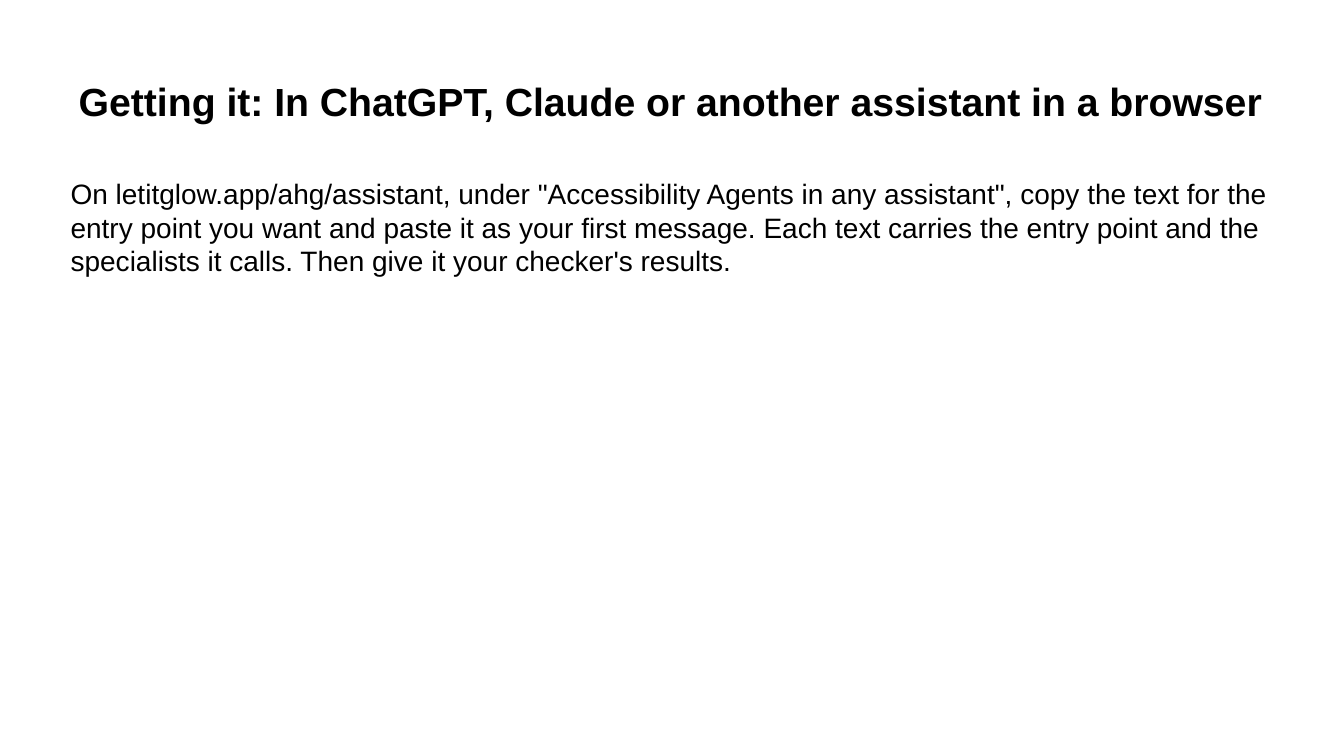
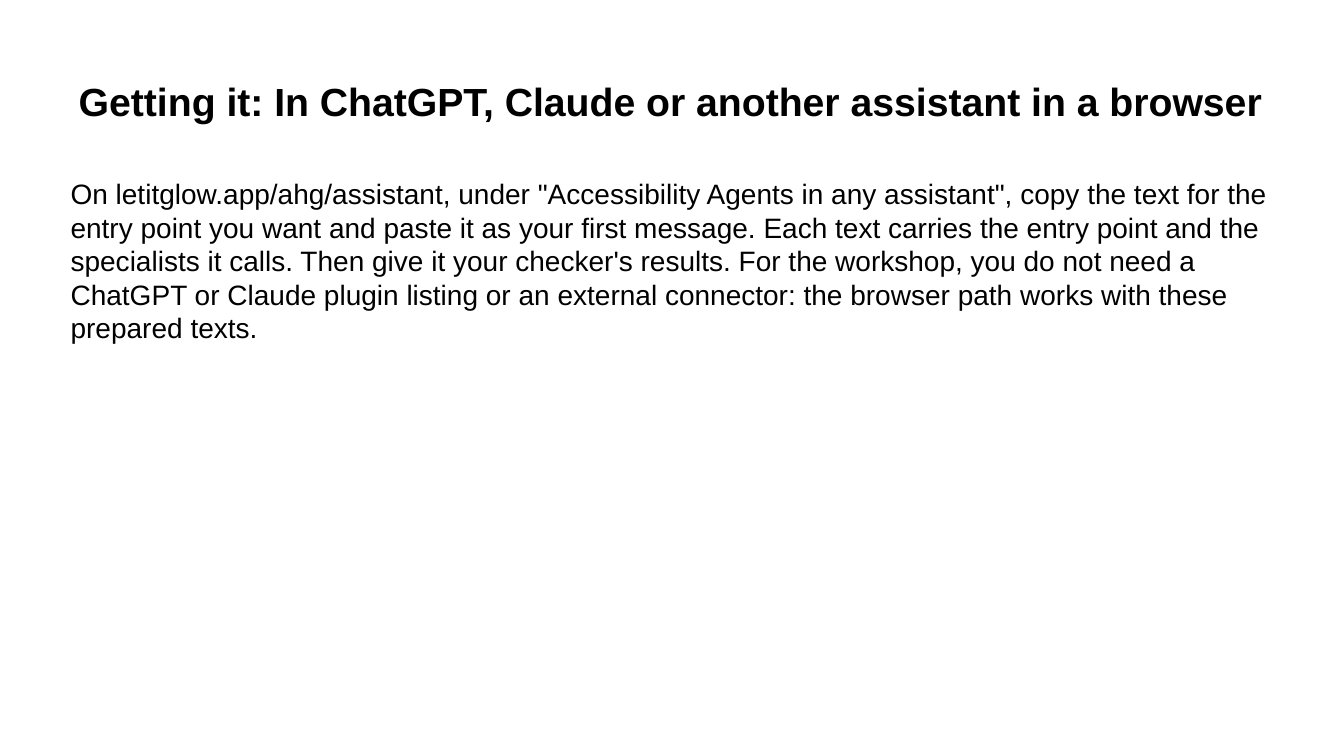
Before and after one commit to Community-Access/glow, a slide deck: slide 15 of docs/ahg-2026/kit/accessibility-agents.pptx. Drawn at 1344x756 pixels with LibreOffice and Linux fonts; fonts in the diff are those of the drawing. Boxes give left, top, right and bottom in pixels: in the first picture for what was removed or moved away, otherwise in the second. Text is boxed around its words. In the diff, an @@ line names an element or a change of style, - is before the commit and + after.

```diff
--- a/docs/ahg-2026/kit/accessibility-agents.pptx
+++ b/docs/ahg-2026/kit/accessibility-agents.pptx
@@ text at box(71, 183, 1266, 344): text changed @@
-On letitglow.app/ahg/assistant, under "Accessibility Agents in any assistant", copy the text for the entry point you want and paste it as your first message. Each text carries the entry point and the specialists it calls. Then give it your checker's results.
+On letitglow.app/ahg/assistant, under "Accessibility Agents in any assistant", copy the text for the entry point you want and paste it as your first message. Each text carries the entry point and the specialists it calls. Then give it your checker's results. For the workshop, you do not need a ChatGPT or Claude plugin listing or an external connector: the browser path works with these prepared texts.
```
Also in this commit, not shown: 9 other slides changed, 1 slide added, 1 slide removed, 18 other files.
